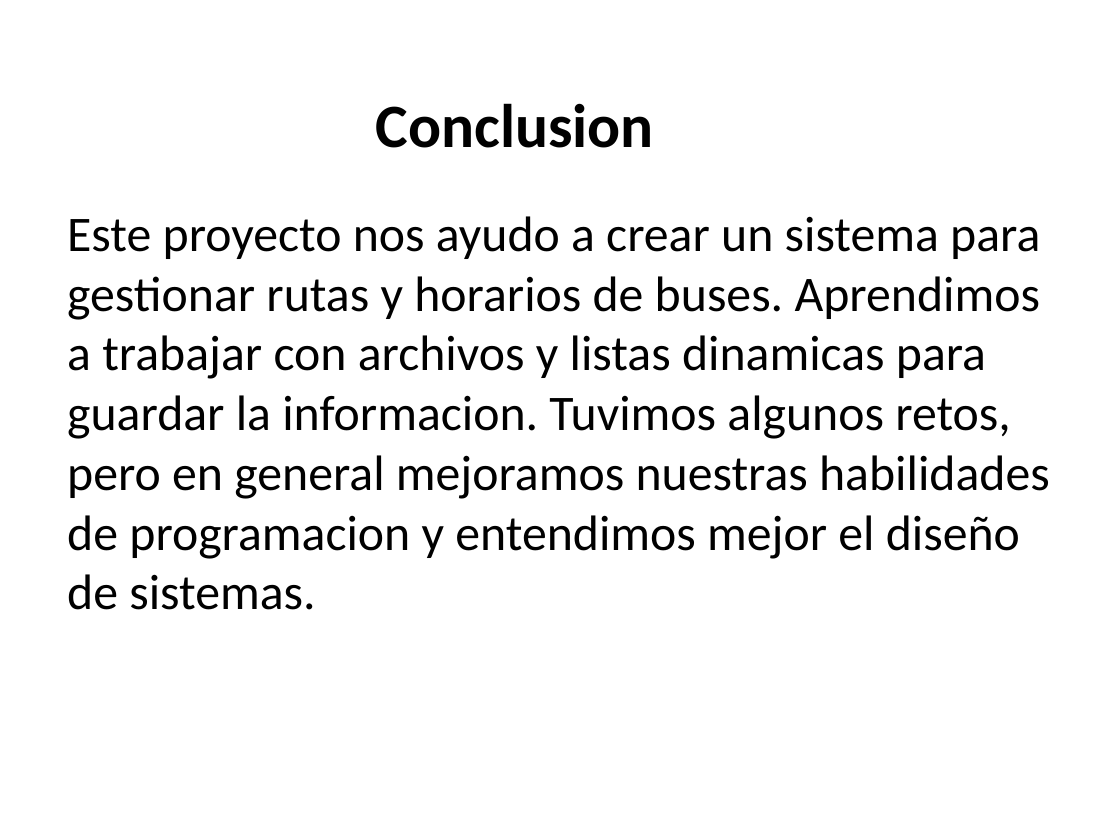
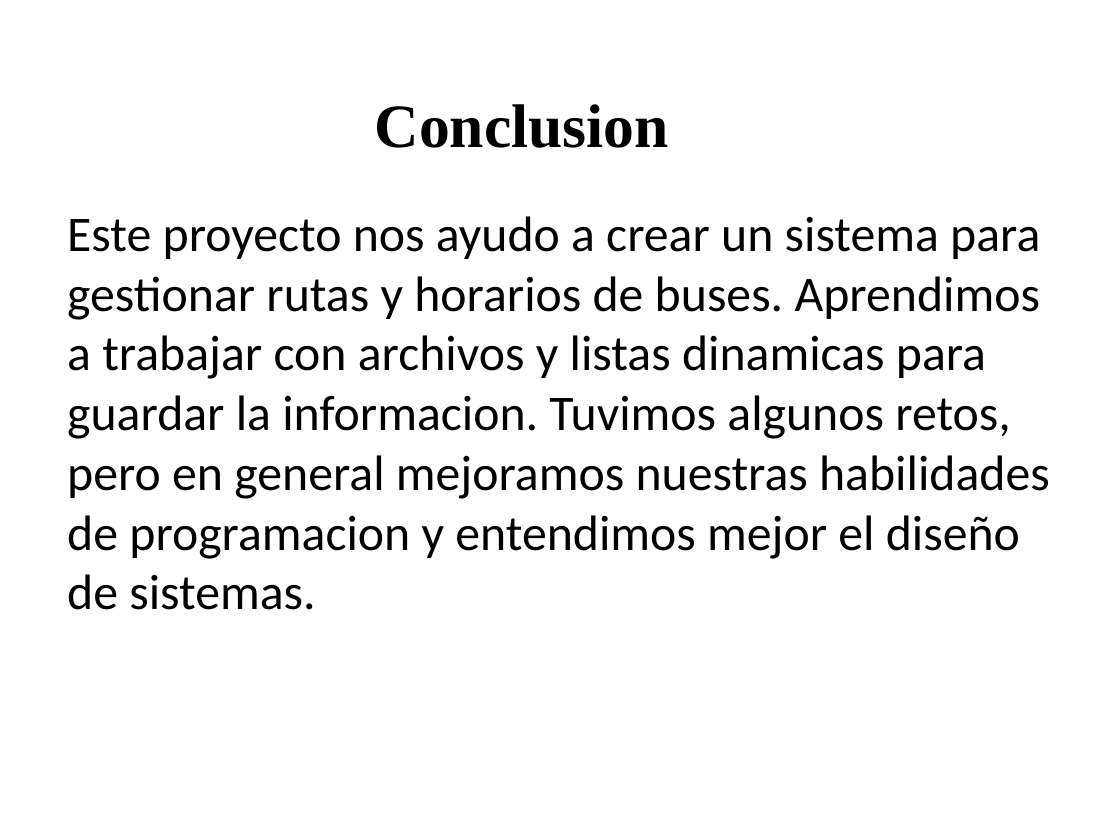
Before and after one commit to ProOrientadaObjetos-P-D-AA2025/aab1-25-proyecto-bimestral-1er-bim-grupal-JairoMacas-P, a slide deck: slide 12 of Varios/Presentacion_GestionBuses.pptx. Drawn at 1120x840 pixels with LibreOffice and Linux fonts; fonts in the diff are those of the drawing; background and template pictures are left out. Boxes give left, top, right and bottom in pixels: in the first picture for what was removed or moved away, otherwise in the second. Text is boxed around its words. In the diff, an @@ line names an element or a change of style, - is before the commit and + after.

```diff
--- a/Varios/Presentacion_GestionBuses.pptx
+++ b/Varios/Presentacion_GestionBuses.pptx
@@ title "Conclusion" at bbox=[375, 104, 669, 148]: font Calibri to Times New Roman @@
```
Also in this commit, not shown: 4 other slides changed, 3 slides added, 2 slides removed, 43 other files.
